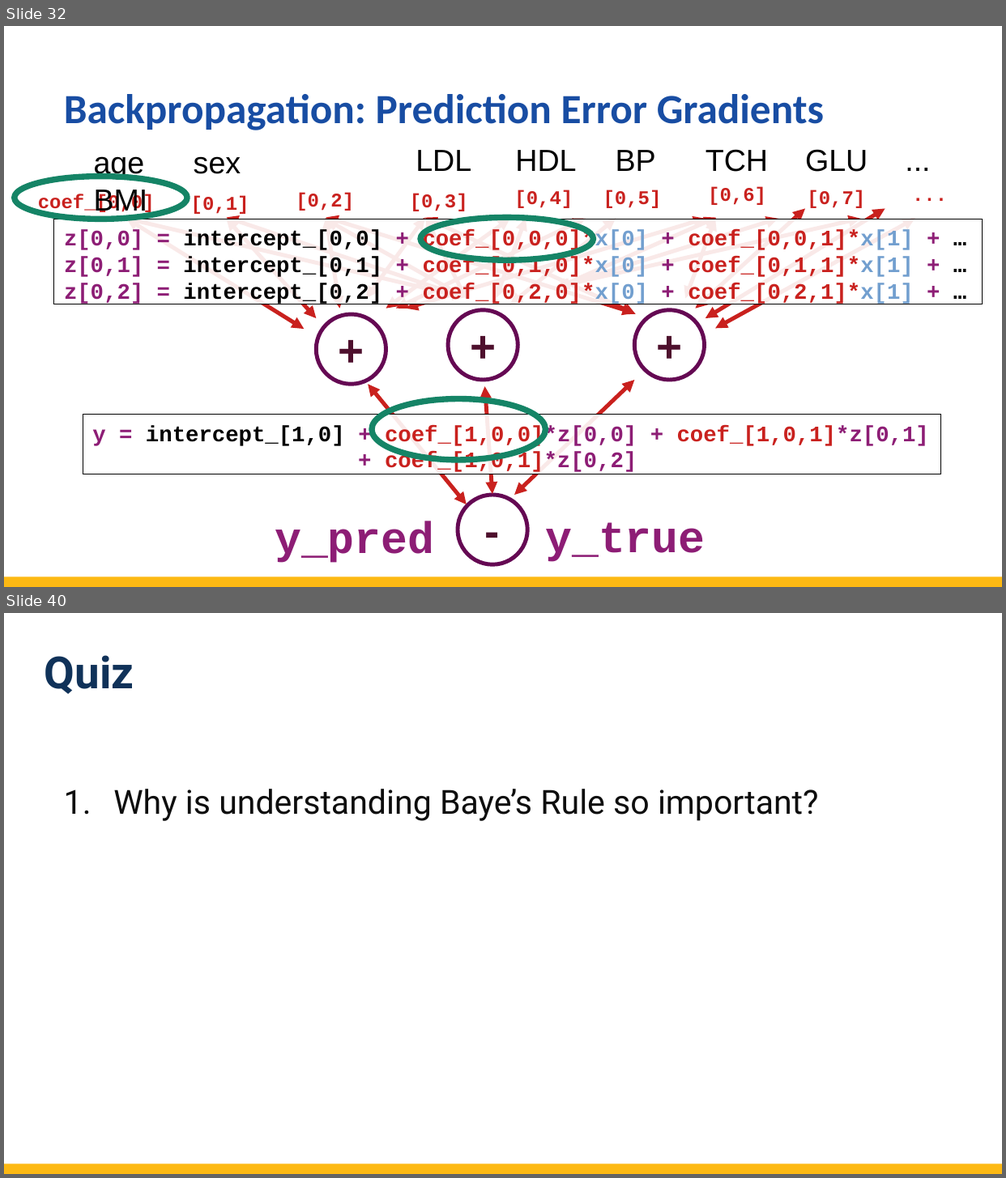
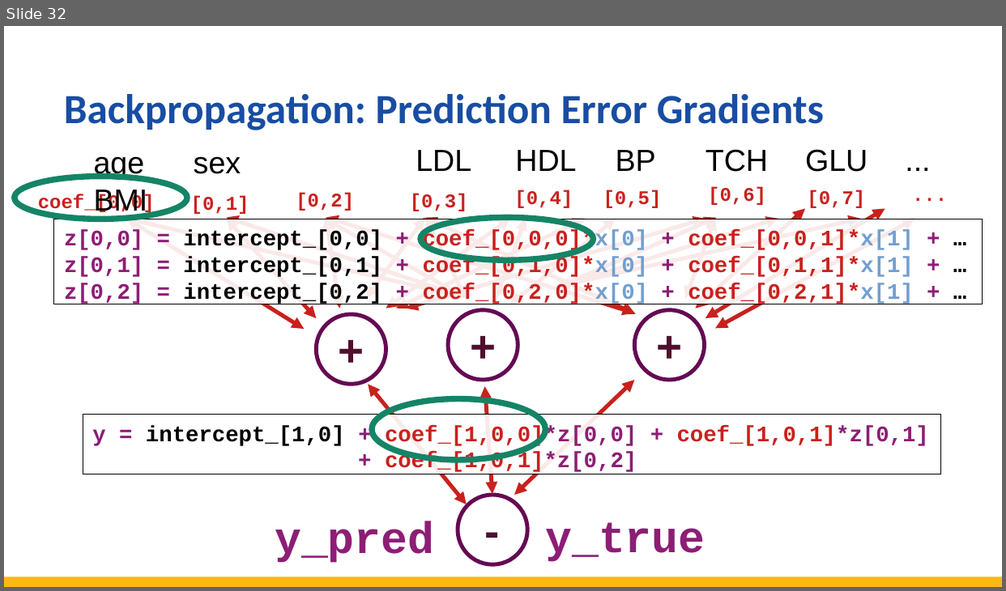
Before and after one commit to totalgood/dsdh, a slide deck: modules/L05/L5--deep-learning-ai.odp. Shown one above the other, each under a label of ours: slides 32 and 40 before the commit, slide 32 after it; the slides between them are not shown. The pictures are 1006x1178 and 1006x591 pixels, drawn with LibreOffice and Linux fonts; fonts in the diff are those of the drawing. Boxes give left, top, right and bottom in pixels: in the first picture for what was removed or moved away, otherwise in the second. Text is boxed around its words. In the diff, an @@ line names an element or a change of style, - is before the commit and + after.

```diff
--- a/modules/L05/L5--deep-learning-ai.odp
+++ b/modules/L05/L5--deep-learning-ai.odp
@@ slide 40 removed at bbox=[4, 613, 1002, 1174], background #FFFFFF; not listed: 1 template element that a slide beside it also shows @@
@@ title removed at bbox=[44, 655, 134, 694] @@
-Quiz
@@ text removed at bbox=[113, 789, 819, 821] @@
-1. Why is understanding Baye’s Rule so important?
```
Also in this commit, not shown: 4 slides changed, 9 other slides removed, 37 other files.
